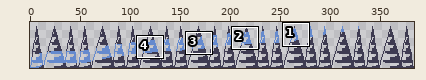
Edited in one commit: sprite sheet (MainGame/core/assets/sprites/fixtures/spikes/spikes_up_strip8.png). The picture above shows the old version from afar; the outline marks the close-up.
Close-up. Earlier state:
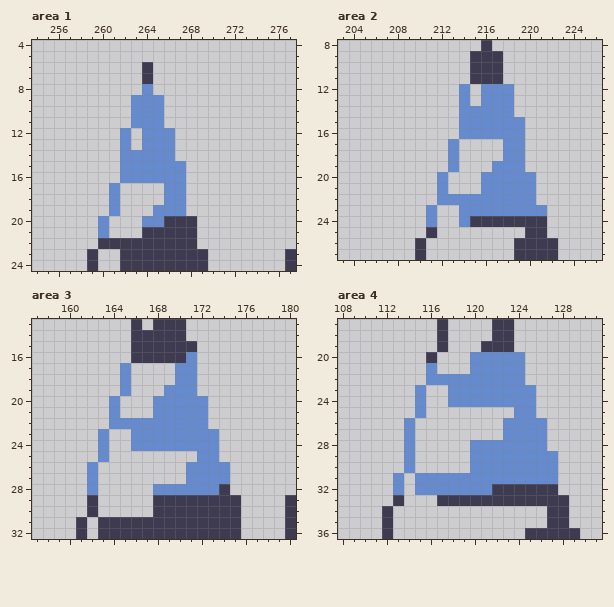
The file is 384x48 pixels. Shown: area 1: x 254..277, y 4..24; area 2: x 203..226, y 8..27; area 3: x 157..180, y 13..32; area 4: x 108..131, y 17..36. The wide view leaves out empty margins. The commit also changed other parts of the picture, which this record leaves out.
After the commit:
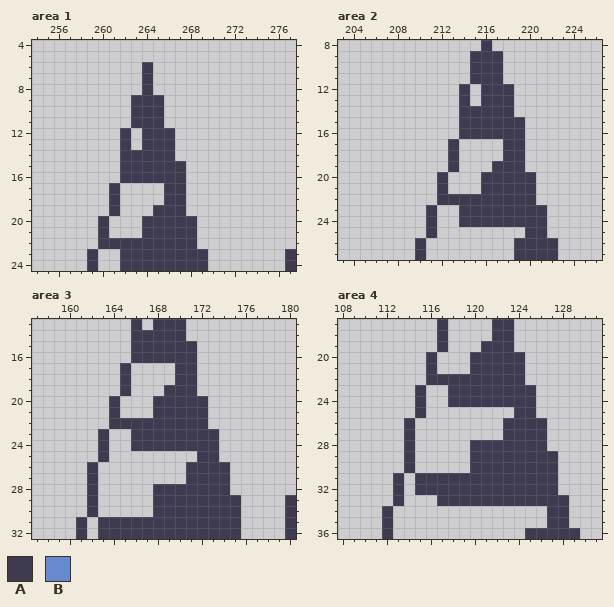
Palette (. is transparent): A #3e3b51  B #658ace
Change:
Area 1:
y 8: x 264 B -> A
y 9..11: x 263..265 BBB -> AAA
y 12..13: x 262 B -> A; x 264..266 BBB -> AAA
y 14: x 262..266 BBBBB -> AAAAA
y 15..16: x 262..267 BBBBBB -> AAAAAA
y 17..18: x 261 B -> A; x 266..267 BB -> AA
y 19: x 261 B -> A; x 265..267 BBB -> AAA
y 20: x 260 B -> A; x 264..265 BB -> AA
y 21: x 260 B -> A
Area 2:
y 12..13: x 214 B -> A; x 216..218 BBB -> AAA
y 14: x 214..218 BBBBB -> AAAAA
y 15..16: x 214..219 BBBBBB -> AAAAAA
y 17..18: x 213 B -> A; x 218..219 BB -> AA
y 19: x 213 B -> A; x 217..219 BBB -> AAA
y 20..21: x 212 B -> A; x 216..220 BBBBB -> AAAAA
y 22: x 212..220 BBBBBBBBB -> AAAAAAAAA
y 23: x 211 B -> A; x 214..221 BBBBBBBB -> AAAAAAAA
y 24: x 211 B -> A; x 214 B -> A
Area 3:
y 16: x 171 B -> A
y 17..18: x 165 B -> A; x 170..171 BB -> AA
y 19: x 165 B -> A; x 169..171 BBB -> AAA
y 20..21: x 164 B -> A; x 168..172 BBBBB -> AAAAA
y 22: x 164..172 BBBBBBBBB -> AAAAAAAAA
y 23..24: x 163 B -> A; x 166..173 BBBBBBBB -> AAAAAAAA
y 25: x 163 B -> A; x 172..173 BB -> AA
y 26..27: x 162 B -> A; x 171..174 BBBB -> AAAA
y 28: x 162 B -> A; x 168..173 BBBBBB -> AAAAAA
Area 4:
y 20: x 120..124 BBBBB -> AAAAA
y 21: x 116 B -> A; x 120..124 BBBBB -> AAAAA
y 22: x 116..124 BBBBBBBBB -> AAAAAAAAA
y 23..24: x 115 B -> A; x 118..125 BBBBBBBB -> AAAAAAAA
y 25: x 115 B -> A; x 124..125 BB -> AA
y 26..27: x 114 B -> A; x 123..126 BBBB -> AAAA
y 28: x 114 B -> A; x 120..126 BBBBBBB -> AAAAAAA
y 29..30: x 114 B -> A; x 120..127 BBBBBBBB -> AAAAAAAA
y 31: x 113 B -> A; x 115..127 BBBBBBBBBBBBB -> AAAAAAAAAAAAA
y 32: x 113 B -> A; x 115..121 BBBBBBB -> AAAAAAA
Pixel boxes of the changes (left, top, right, bottom) in both close-ups:
changed: (98, 84, 186, 238)
changed: (426, 84, 547, 227)
changed: (87, 352, 230, 495)
changed: (393, 352, 558, 495)
